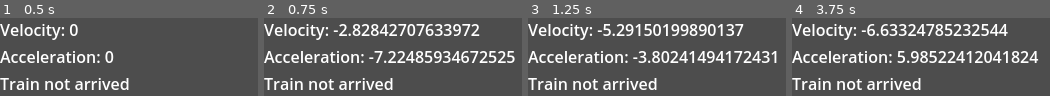
Above: before the commit, frames 1-4 (left to right).
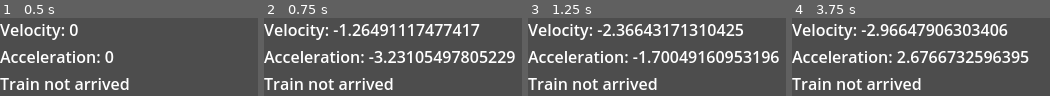
Above: after the commit, the same moments.

Repository: sthoni/gamejamaugust2024
Game: Godot game, scene res://level.tscn
Two runs of this game, one before a commit and one after it. Both use one fixed random seed, a clock stepped at 60 frames per second and the inputs below.
Inputs:
- Up to frame 1 (0.5 s): no input
- Up to frame 2 (0.75 s): tap Enter at 0.5 s; hold Up (accelerate) from 0.53 s (still down)
- Up to frame 3 (1.25 s): keep holding Up (accelerate)
- Up to frame 4 (3.75 s): release Up (accelerate) at 1.28 s; hold Down (brake) 1.28-2.03 s; tap Space at 2 s; hold Up (accelerate) 2.03-3.53 s; hold Down (brake) from 3.53 s (still down)

Frame 1 is identical in both runs. In frame 2, 8.0% of the frame differs, in the area x 29-98%, y 7-58%; in frame 3, 8.0%; in frame 4, 9.1%, in the area x 29-96%, y 7-58%.

Commit message:
implemented different driving directions

Diff:
--- a/level.tscn
+++ b/level.tscn
@@ -26,6 +26,12 @@
 [node name="TrainShape" type="CollisionShape2D" parent="Train"]
 unique_name_in_owner = true
 shape = SubResource("RectangleShape2D_xyumy")
+
+[node name="Timer_Brake" type="Timer" parent="Train"]
+one_shot = true
+
+[node name="Timer_Acc" type="Timer" parent="Train"]
+one_shot = true
 
 [node name="Station" type="Area2D" parent="."]
 position = Vector2(182, 180)
@@ -67,6 +73,8 @@
 
 [connection signal="accelaration_changed" from="Train" to="VBoxContainer/Acceleration" method="_on_train_accelaration_changed"]
 [connection signal="velocity_changed" from="Train" to="VBoxContainer/Velocity" method="_on_train_velocity_changed"]
+[connection signal="timeout" from="Train/Timer_Brake" to="Train" method="_on_timer_brake_timeout"]
+[connection signal="timeout" from="Train/Timer_Acc" to="Train" method="_on_timer_acc_timeout"]
 [connection signal="body_entered" from="Station" to="Station" method="_on_body_entered"]
 [connection signal="body_exited" from="Station" to="Station" method="_on_body_exited"]
 [connection signal="station_status_changed" from="Station" to="." method="_on_station_station_status_changed"]
--- a/train.gd
+++ b/train.gd
@@ -1,7 +1,8 @@
 class_name Train extends CharacterBody2D
 
-@export var acc_power := 40.0
-@export var brake_power := 80.0
+var direction:int = 1
+@export var acc_power := 400.0
+@export var brake_power := 800.0
 @export var WEIGHT_PER_WAGGON := 50.0
 @export var waggon_amount := 2
 @onready var weight := waggon_amount * WEIGHT_PER_WAGGON
@@ -18,14 +19,24 @@
 func _physics_process(delta: float) -> void:
 	var new_velocity := velocity.y
 	if Input.is_action_pressed("accelerate"):
-		new_velocity = -sqrt(pow(velocity.y, 2) + acc_power * delta)
+		$Timer_Brake.stop()
+		var root = pow(velocity.y, 2) + direction * 2 / weight * acc_power * delta
+		if root > 0:
+			new_velocity = - direction * sqrt(root)
+		else:
+			new_velocity = 0
+			if $Timer_Acc.time_left == 0:
+				$Timer_Acc.start()
 
 	if Input.is_action_pressed("brake"):
-		var root = pow(velocity.y, 2) - brake_power * delta
+		$Timer_Acc.stop()
+		var root = pow(velocity.y, 2) - direction * 2 / weight * brake_power * delta
 		if root > 0:
-			new_velocity = -sqrt(root)
+			new_velocity = - direction * sqrt(root)
 		else:
 			new_velocity = 0
+			if $Timer_Brake.time_left == 0:
+				$Timer_Brake.start()
 
 	acc = (new_velocity - velocity.y) / delta
 	velocity.y = new_velocity
@@ -34,3 +45,11 @@
 	emit_signal("velocity_changed", velocity.y)
 
 	move_and_slide()
+
+
+func _on_timer_brake_timeout():
+	direction = direction * (-1) # Replace with function body.
+
+
+func _on_timer_acc_timeout():
+	direction = direction * (-1) # Replace with function body.
